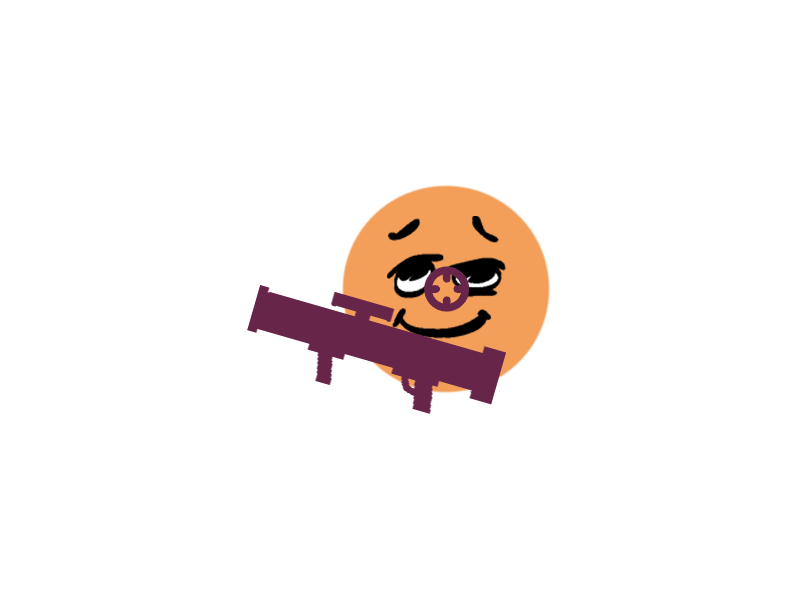
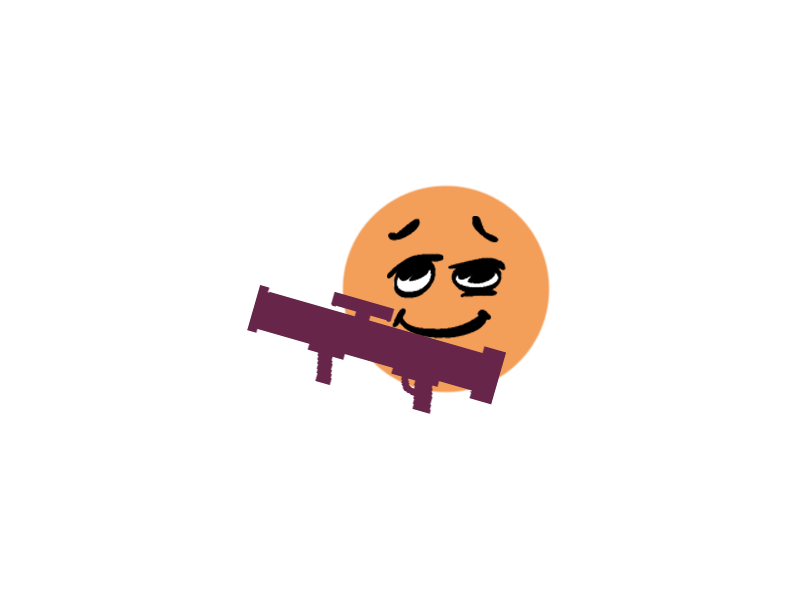
Layer changes from the first 800 × 600 image to the second:
hid "Layer 18", painted on it over bbox(426, 266, 469, 310)
